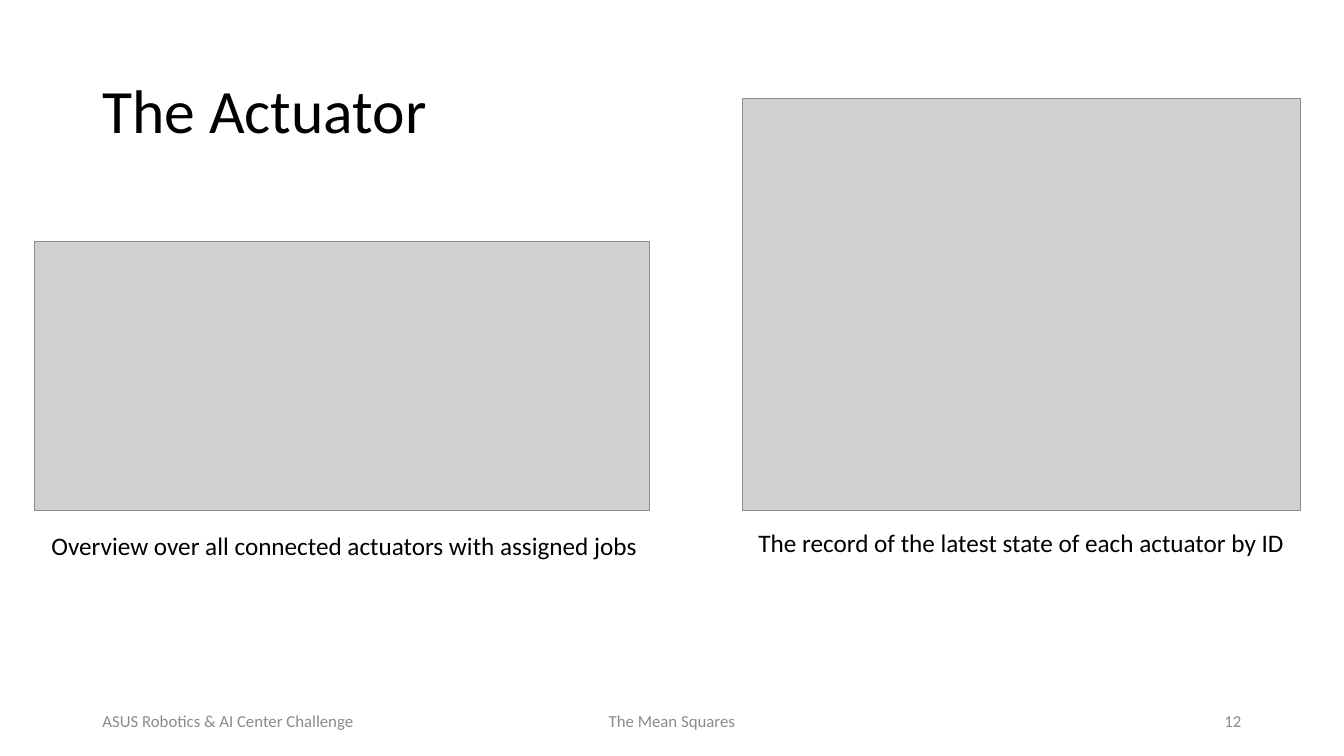
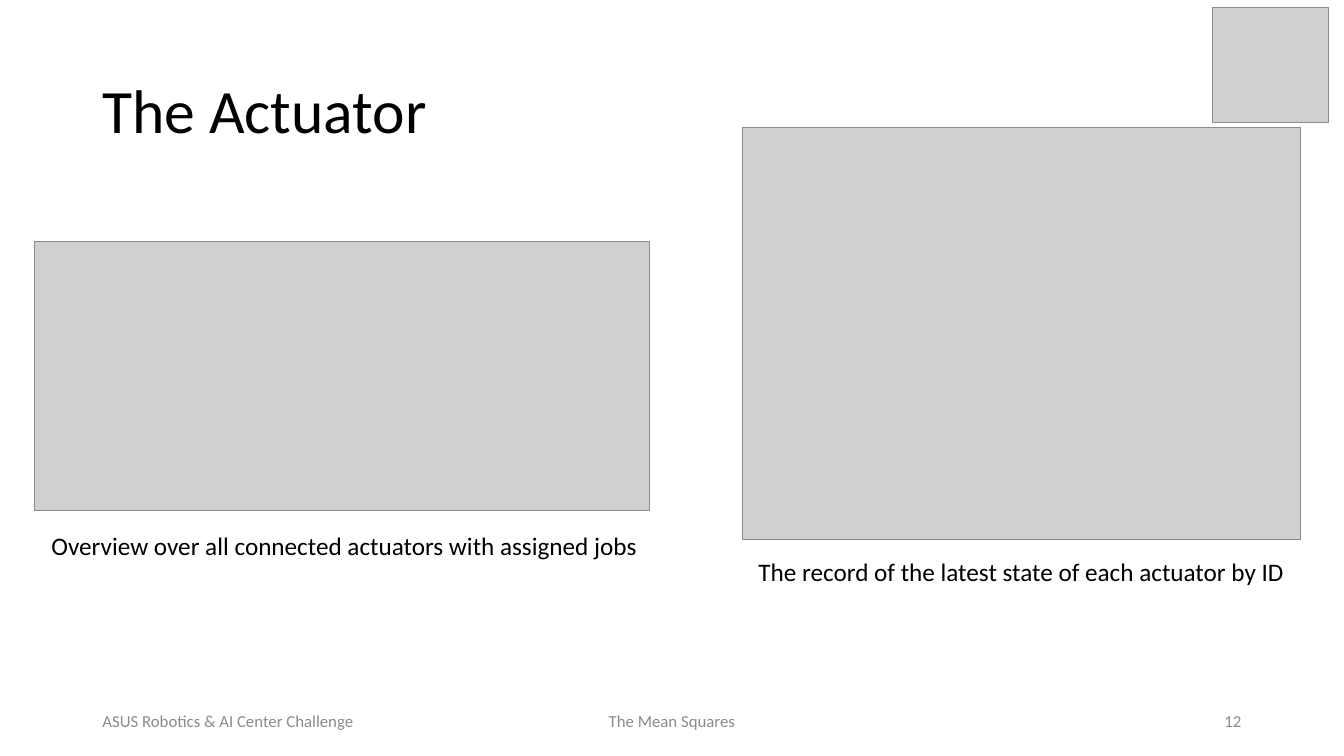
Before and after one commit to Karko93/Polyhack2020-Project, a slide deck: slide 12 of Documents/TheMeanSquares_ASUSChallenge.pptx. Drawn at 1344x756 pixels with LibreOffice and Linux fonts; fonts in the diff are those of the drawing; grey boxes stand for pictures; background and template pictures are left out. Boxes give left, top, right and bottom in pixels: in the first picture for what was removed or moved away, otherwise in the second. Text is boxed around its words. In the diff, an @@ line names an element or a change of style, - is before the commit and + after.

```diff
--- a/Documents/TheMeanSquares_ASUSChallenge.pptx
+++ b/Documents/TheMeanSquares_ASUSChallenge.pptx
@@ picture added at bbox=[1213, 7, 1328, 122] @@
@@ picture: place and size @@
-picture at bbox=[742, 98, 1301, 510]
+picture at bbox=[742, 127, 1301, 539]
@@ text "The record of the latest ...": place and size @@
-text "The record of the latest ..." at bbox=[758, 534, 1284, 556]
+text "The record of the latest ..." at bbox=[758, 563, 1284, 585]
```
Also in this commit, not shown: 5 other slides changed, 1 other file.
